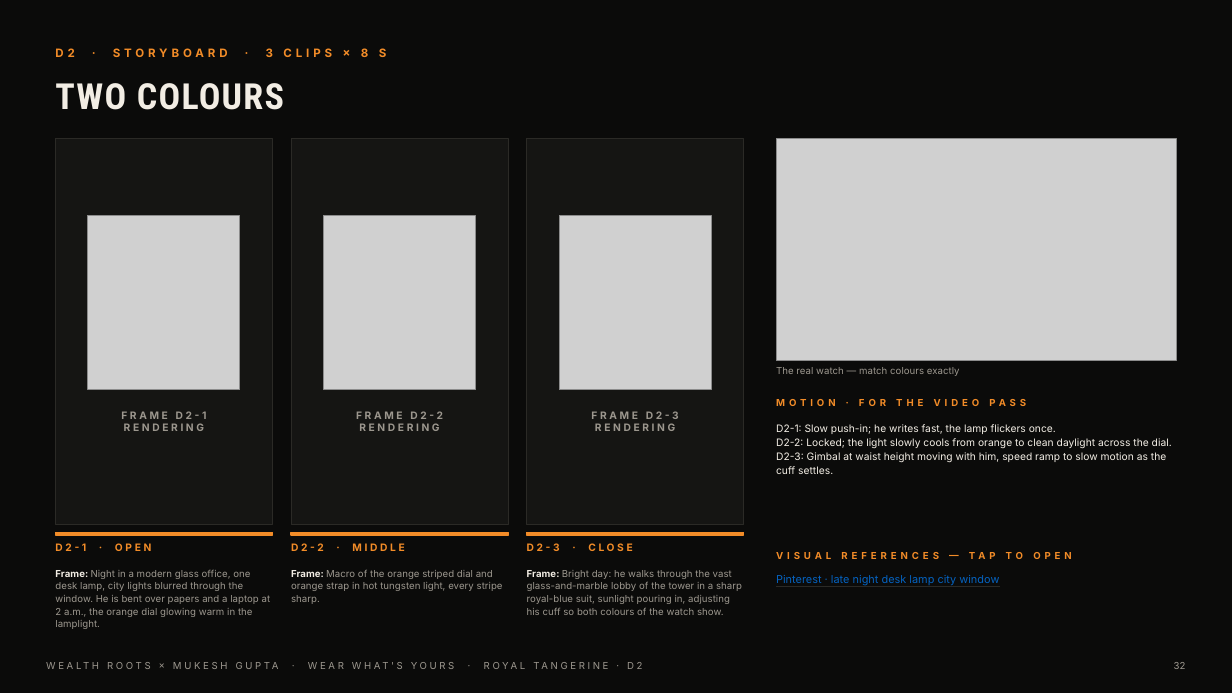
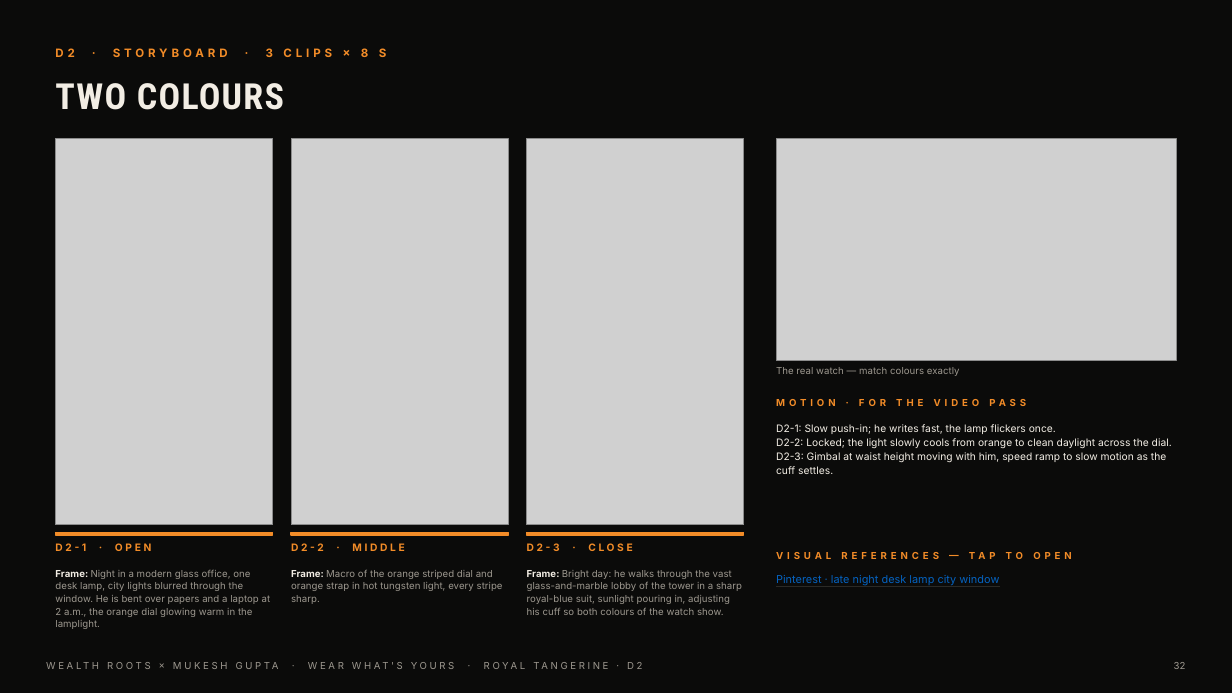
Before and after one commit to sage-media-official/pitchdeck, a slide deck: slide 32 of Wealth-Roots-Wear-Whats-Yours.pptx. Drawn at 1232x693 pixels with LibreOffice and Linux fonts; fonts in the diff are those of the drawing; grey boxes stand for pictures. Boxes give left, top, right and bottom in pixels: in the first picture for what was removed or moved away, otherwise in the second. Text is boxed around its words. In the diff, an @@ line names an element or a change of style, - is before the commit and + after.

```diff
--- a/Wealth-Roots-Wear-Whats-Yours.pptx
+++ b/Wealth-Roots-Wear-Whats-Yours.pptx
@@ rectangle removed at bbox=[55, 139, 273, 525] @@
@@ picture added at bbox=[55, 139, 273, 525] @@
@@ rectangle removed at bbox=[291, 139, 508, 525] @@
@@ picture added at bbox=[291, 139, 508, 525] @@
@@ rectangle removed at bbox=[527, 139, 744, 525] @@
@@ picture added at bbox=[527, 139, 744, 525] @@
@@ picture removed at bbox=[88, 216, 240, 390] @@
@@ picture removed at bbox=[323, 216, 476, 390] @@
@@ picture removed at bbox=[559, 216, 712, 390] @@
@@ text removed at bbox=[121, 411, 207, 431] @@
-FRAME D2-1
-RENDERING
@@ text removed at bbox=[356, 411, 443, 431] @@
-FRAME D2-2
-RENDERING
@@ text removed at bbox=[591, 411, 679, 431] @@
-FRAME D2-3
-RENDERING
```
Also in this commit, not shown: 11 other slides changed.
